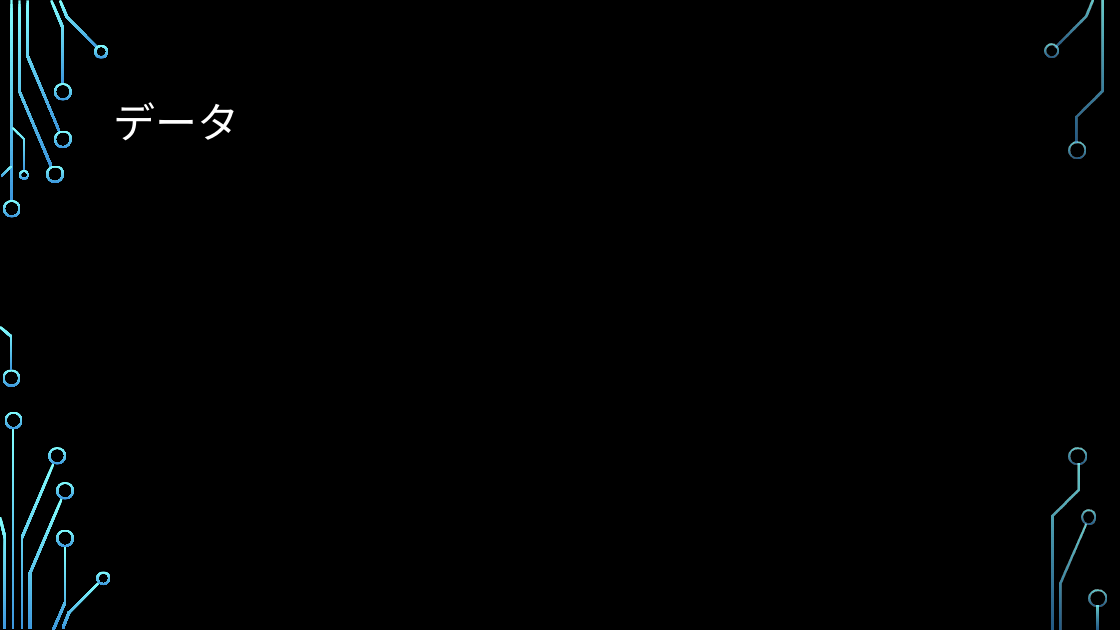
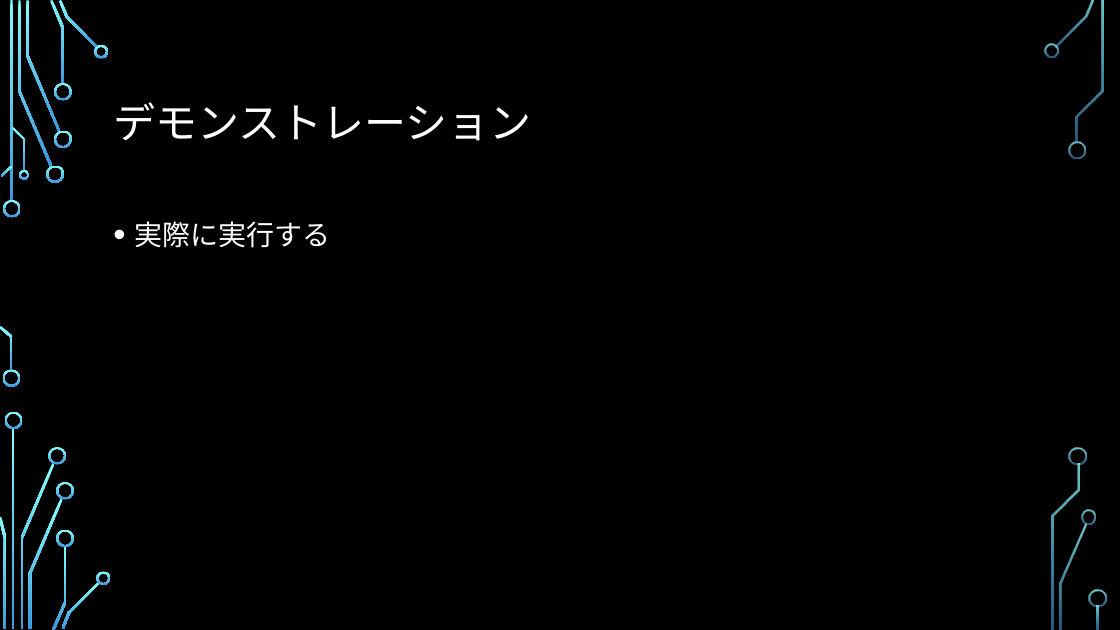
Before and after one commit to ie03-aizu-2019/ie03project-skys, a slide deck: slide 15 of Reports/Midterm.pptx (slide 16 before the commit). Drawn at 1120x630 pixels with LibreOffice and Linux fonts; fonts in the diff are those of the drawing; background and template pictures are left out. Boxes give left, top, right and bottom in pixels: in the first picture for what was removed or moved away, otherwise in the second. Text is boxed around its words. In the diff, an @@ line names an element or a change of style, - is before the commit and + after.

```diff
--- a/Reports/Midterm.pptx
+++ b/Reports/Midterm.pptx
@@ title at (x1=113, y1=102, x2=531, y2=141): text changed @@
-データ
+デモンストレーション
@@ text added at (x1=134, y1=221, x2=330, y2=248), 24 pt, text #FFFFFF @@
+• 実際に実行する
```
Also in this commit, not shown: 10 other slides changed, 1 slide removed, 2 other files.
